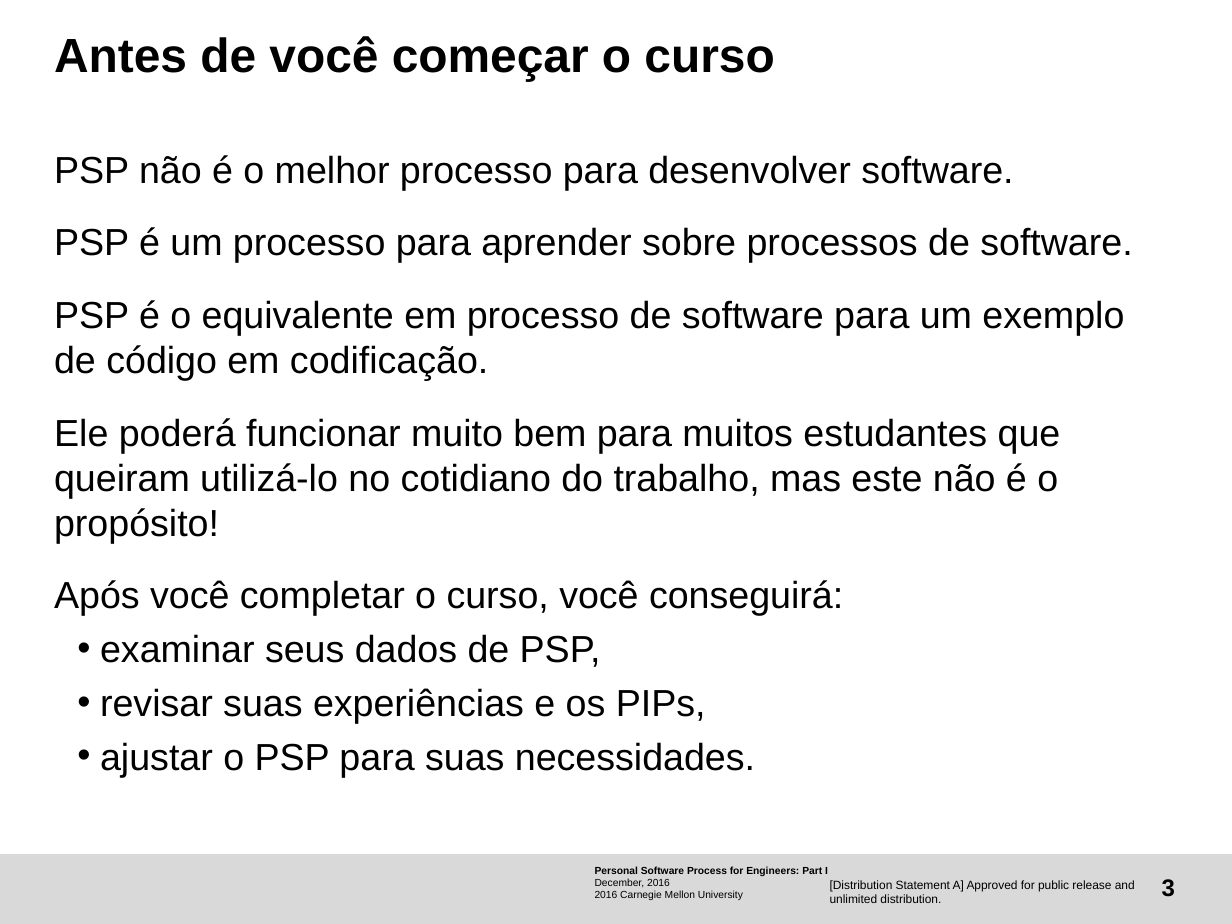
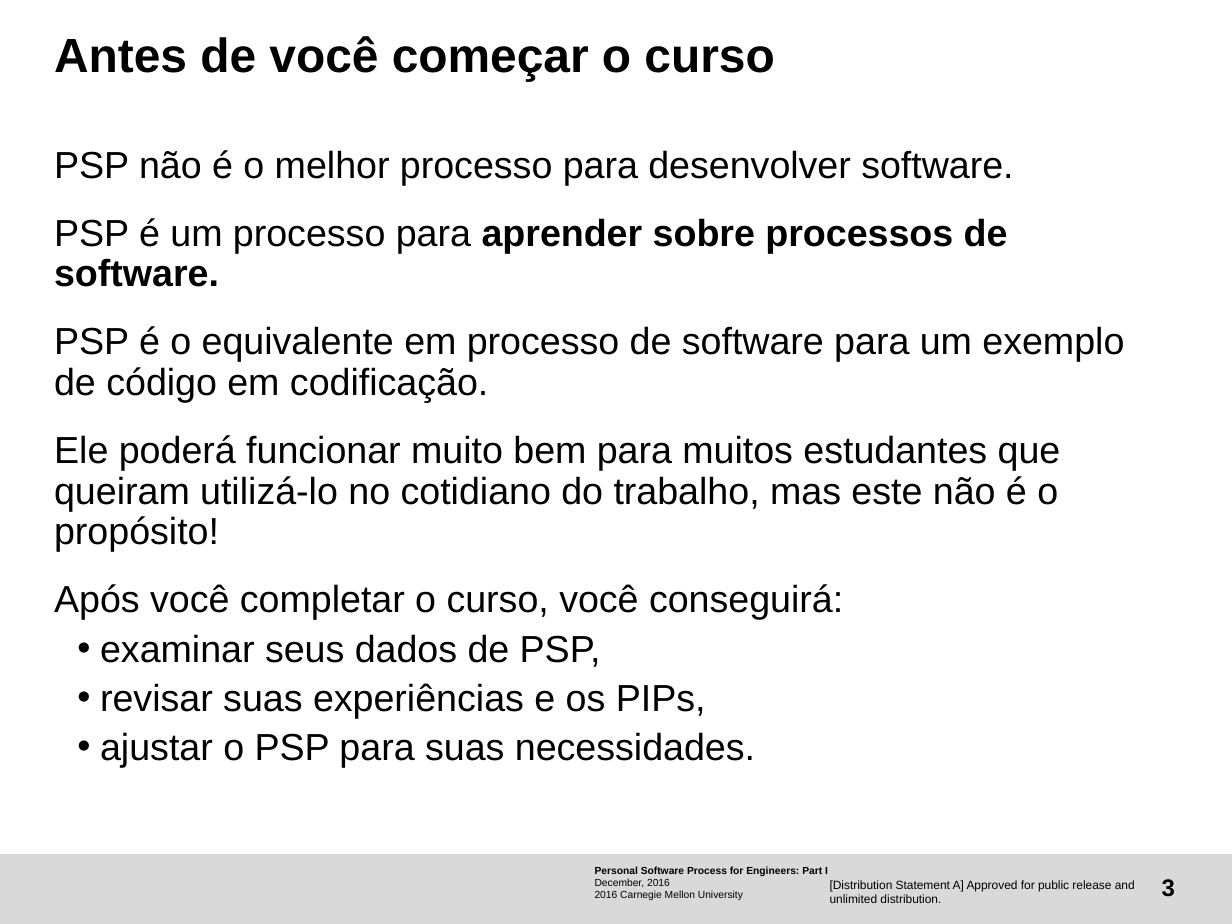
Before and after one commit to magsilva/psp-training, a slide deck: slide 3 of Activity-PSP0/Uso do PSP0.odp. Drawn at 1232x924 pixels with LibreOffice and Linux fonts; fonts in the diff are those of the drawing; background and template pictures are left out. Boxes give left, top, right and bottom in pixels: in the first picture for what was removed or moved away, otherwise in the second. Text is boxed around its words. In the diff, an @@ line names an element or a change of style, - is before the commit and + after.

```diff
--- a/Activity-PSP0/Uso do PSP0.odp
+++ b/Activity-PSP0/Uso do PSP0.odp
@@ text "PSP não é o melhor ..." at [54,150,1124,767]: bold on in "aprender sobre processos de software."; line spacing 1 to 0.9 @@
```
Also in this commit, not shown: 3 other slides changed, 1 other file.
